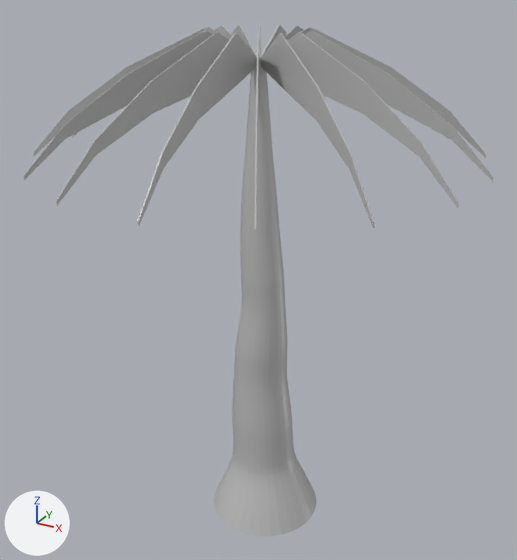
An edit to the Blender file models/palmtree.blend, drawn before and after from the same camera.
Before and after are seen from a 50 mm camera at (3.76, -6.94, 6.77) aimed at (-0.09, 0.05, 3.27). Lighting does not change. The marker at lower left points along +X, +Y and +Z.
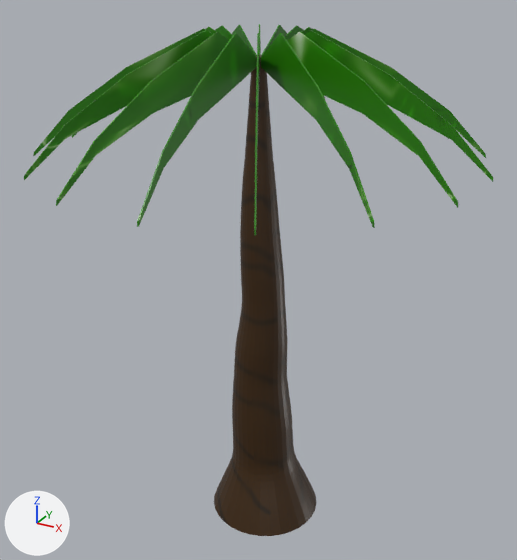
Where the change shows, as pixel boxes (x1, y1, x2, y2) in the pictures (517 x 560 px):
'Circle', surface changed: (24, 24, 493, 536) in both

Diff of the bpy script that builds the scene:
```diff
--- a/models/palmtree.blend.py
+++ b/models/palmtree.blend.py
@@ img_palmtree @@
+img_palmtree = load_image('palmtree', '../textures/palmtree.png', 1024, 1024, 'sRGB')
@@ mat_material @@
 mat_material = principled_material('Material')
-mat_material.base_color = (0.5, 0.5, 0.5)  # grey #bcbcbc
+mat_material.texture = img_palmtree
 mat_material.roughness = 0.4
```
